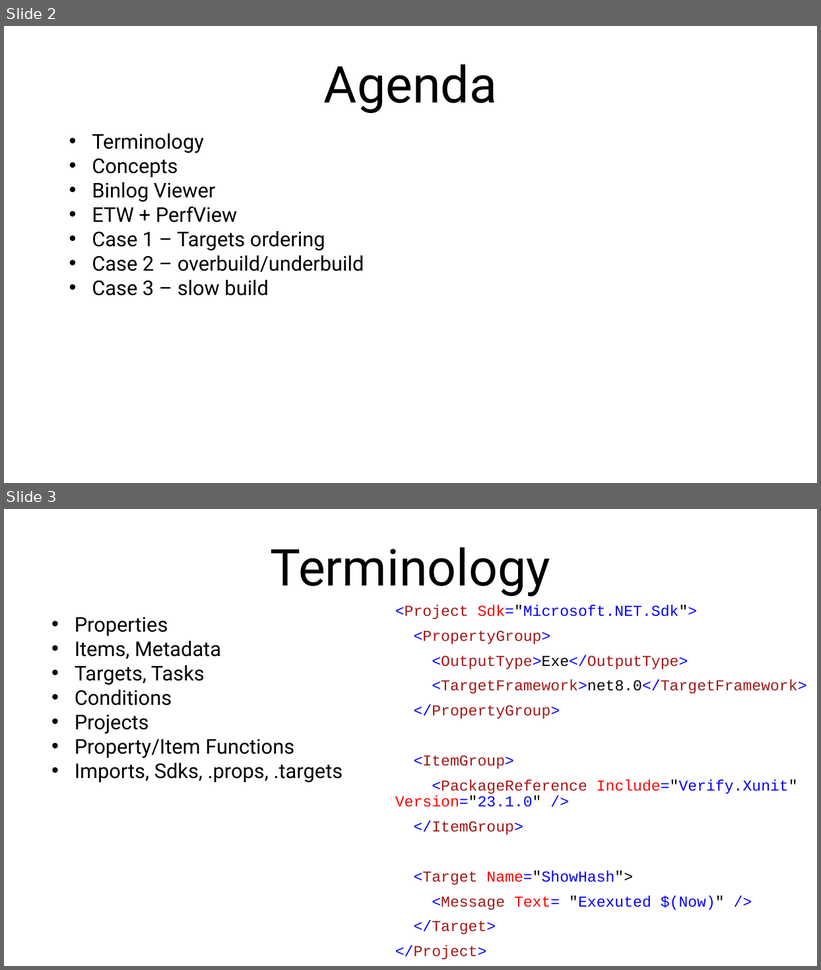
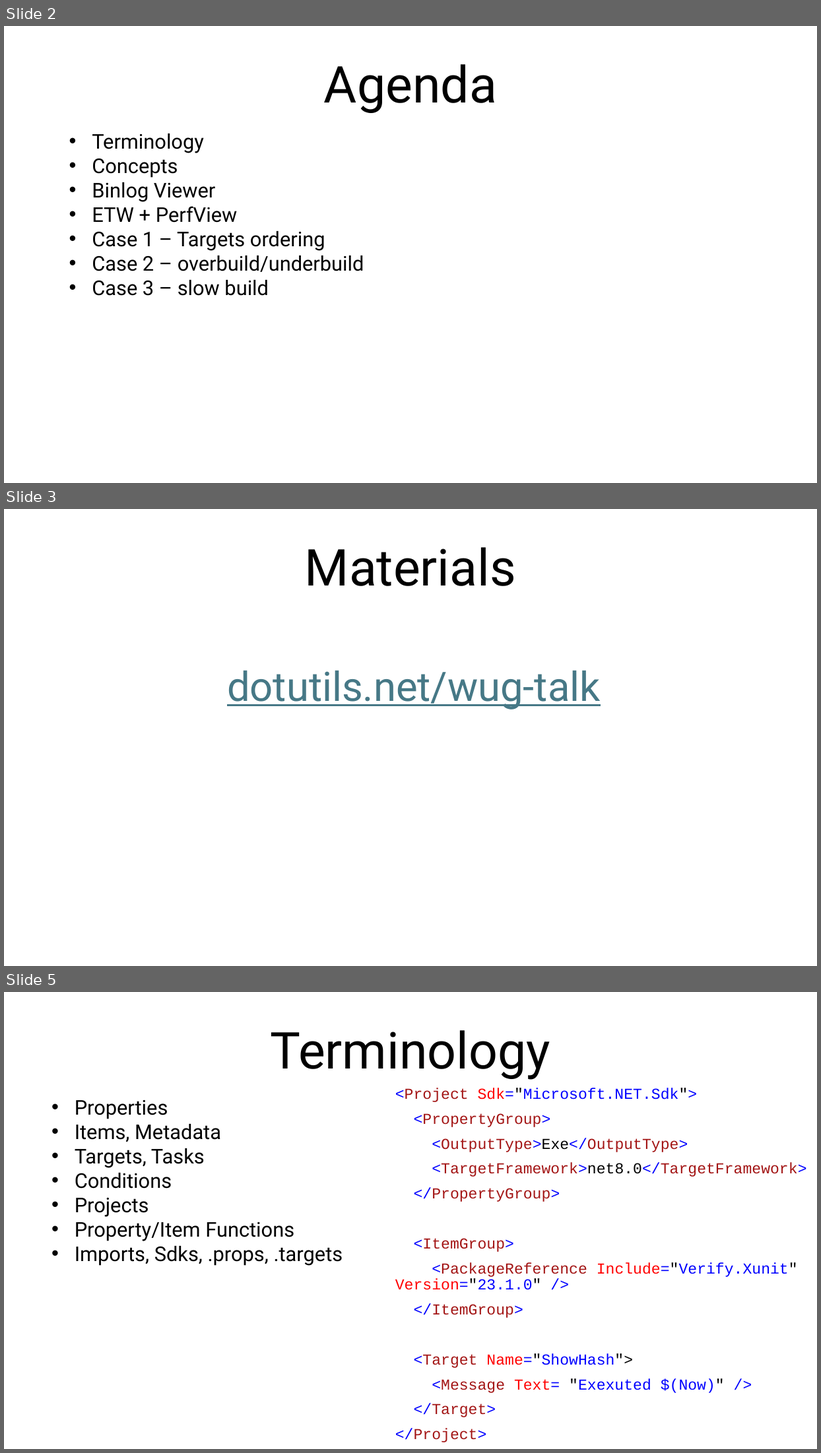
Before and after one commit to dotutils/troubleshooting-msbuild-beginer, a slide deck: Doc/TroubleshootingMSBuild.pptx. Shown one above the other, each under a label of ours: slides 2 and 3 before the commit, slides 2, 3 and 5 after it; the slides between them are not shown. The pictures are 821x970 and 821x1453 pixels, drawn with LibreOffice and Linux fonts; fonts in the diff are those of the drawing. Boxes give left, top, right and bottom in pixels: in the first picture for what was removed or moved away, otherwise in the second. Text is boxed around its words. In the diff, an @@ line names an element or a change of style, - is before the commit and + after.

```diff
--- a/Doc/TroubleshootingMSBuild.pptx
+++ b/Doc/TroubleshootingMSBuild.pptx
@@ slide 3 added at <box>4,509,817,966</box>, background #FFFFFF @@
@@ title added at <box>305,547,516,586</box>, 60 pt, text #000000 @@
+Materials
@@ subtitle added at <box>227,671,600,710</box>, 48 pt, text #467886, underline @@
+dotutils.net/wug-talk
@@ what was slide 3 is now slide 5 @@
```
Also in this commit, not shown: 1 slide changed, 1 other slide added, 6 other files.
